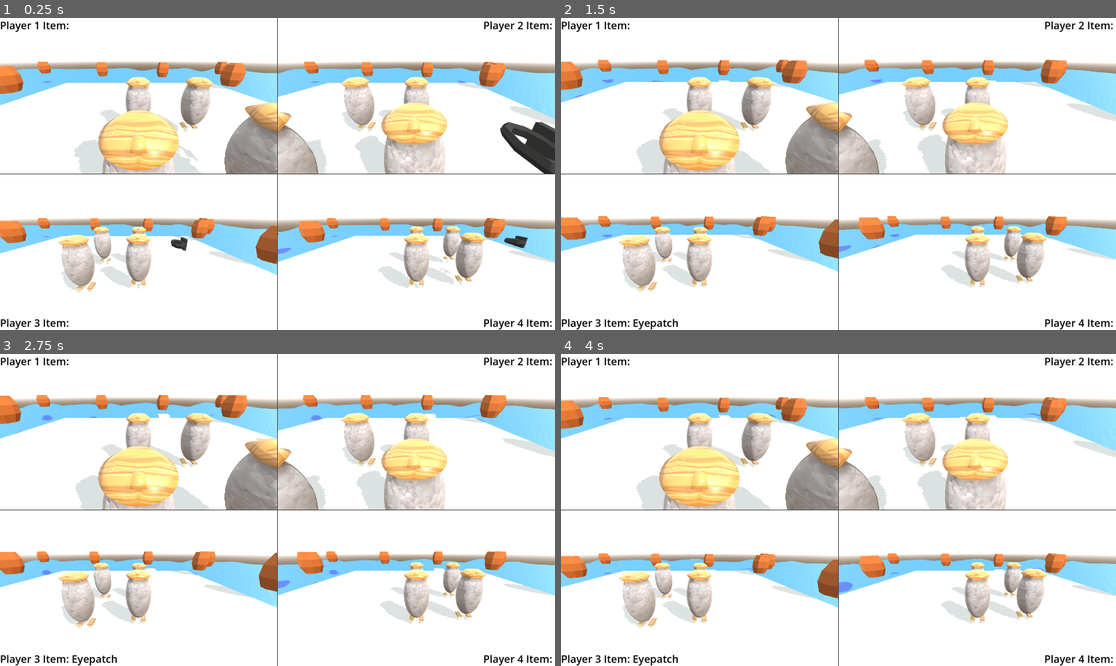
Above: before the commit, frames 1-4 (two rows, left to right).
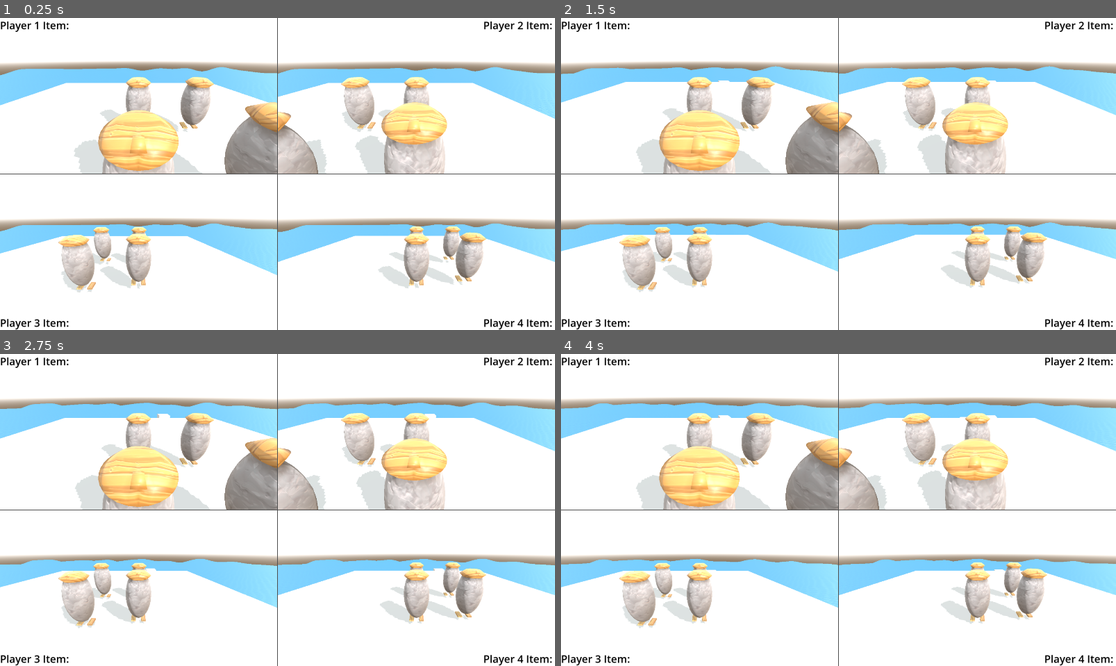
Above: after the commit, the same moments.

Repository: SofiaTilde/wrecked-DH2650-spel-project
Game: Godot game, scene res://node_3d.tscn
The game is run twice, just before and just after one commit, with the same random seed, the same clock (stepped at 60 frames per second) and the same inputs.
Inputs (mouse positions are in pixels of both pictures, inside the frame that each line leads up to):
- Up to frame 1 (0.25 s): no input
- Up to frame 2 (1.5 s): move the mouse to (866, 174) at 0.52 s; move the mouse to (810, 174) at 1.27 s
- Up to frame 3 (2.75 s): move the mouse to (288, 503) at 2.02 s
- Up to frame 4 (4 s): move the mouse to (832, 516) at 2.77 s; move the mouse to (877, 513) at 3.52 s

The runs differ from the first frame. In frame 1, 5.1% of the frame differs, in the area x 0-100%, y 13-83%; in frame 2, 3.9%; in frame 3, 4.0%; in frame 4, 3.9%.

Commit message:
separate respawn Node with child Timer node

Diff:
--- a/wrecked/kill_zone.gd
+++ b/wrecked/kill_zone.gd
@@ -8,5 +8,3 @@
 	if body is CharacterBody3D:
 		body.velocity= body.velocity*0.3 #lose speed when entering water
 		body.respawn()
-
-	pass # Replace with function body.
--- a/wrecked/node_3d.tscn
+++ b/wrecked/node_3d.tscn
@@ -2,10 +2,10 @@
 
 [ext_resource type="PackedScene" uid="uid://g4tbrr3sfui2" path="res://player.tscn" id="1_a202f"]
 [ext_resource type="PackedScene" uid="uid://bxdelsa5s7rp2" path="res://water.tscn" id="2_noarx"]
-[ext_resource type="Script" uid="uid://d4bj501dyxm1u" path="res://items/barrel_generator.gd" id="4_jka67"]
-[ext_resource type="PackedScene" uid="uid://dnrtklvqut8jx" path="res://items/barrel.tscn" id="5_i5arm"]
+[ext_resource type="Script" path="res://items/generators/barrel_generator.gd" id="4_jka67"]
+[ext_resource type="PackedScene" path="res://items/barrel/barrel.tscn" id="5_i5arm"]
 [ext_resource type="PackedScene" uid="uid://cavkptlfya0u2" path="res://platform.tscn" id="6_i5arm"]
-[ext_resource type="PackedScene" uid="uid://6kx5nm2ecru" path="res://items/items.tscn" id="6_wc5p8"]
+[ext_resource type="PackedScene" path="res://items/generators/items.tscn" id="6_wc5p8"]
 [ext_resource type="PackedScene" uid="uid://oa4gk1w85htb" path="res://kill_zone.tscn" id="7_wc5p8"]
 
 [sub_resource type="PlaneMesh" id="PlaneMesh_a0tk4"]
@@ -63,7 +63,7 @@
 
 [node name="SubViewport" type="SubViewport" parent="GridContainer/SubViewportContainer"]
 handle_input_locally = false
-size = Vector2i(2, 2)
+size = Vector2i(958, 538)
 render_target_update_mode = 4
 
 [node name="Player" parent="GridContainer/SubViewportContainer/SubViewport" instance=ExtResource("1_a202f")]
@@ -85,7 +85,7 @@
 
 [node name="SubViewport" type="SubViewport" parent="GridContainer/SubViewportContainer2"]
 handle_input_locally = false
-size = Vector2i(2, 2)
+size = Vector2i(958, 538)
 render_target_update_mode = 4
 
 [node name="Player2" parent="GridContainer/SubViewportContainer2/SubViewport" instance=ExtResource("1_a202f")]
@@ -112,7 +112,7 @@
 
 [node name="SubViewport" type="SubViewport" parent="GridContainer/SubViewportContainer3"]
 handle_input_locally = false
-size = Vector2i(2, 2)
+size = Vector2i(958, 538)
 render_target_update_mode = 4
 
 [node name="Label" type="Label" parent="GridContainer/SubViewportContainer3/SubViewport"]
@@ -139,7 +139,7 @@
 
 [node name="SubViewport" type="SubViewport" parent="GridContainer/SubViewportContainer4"]
 handle_input_locally = false
-size = Vector2i(2, 2)
+size = Vector2i(958, 538)
 render_target_update_mode = 4
 
 [node name="Player4" parent="GridContainer/SubViewportContainer4/SubViewport" instance=ExtResource("1_a202f")]
--- a/wrecked/player.tscn
+++ b/wrecked/player.tscn
@@ -1,8 +1,9 @@
-[gd_scene load_steps=5 format=3 uid="uid://g4tbrr3sfui2"]
+[gd_scene load_steps=6 format=3 uid="uid://g4tbrr3sfui2"]
 
 [ext_resource type="Script" uid="uid://uuv10ct6y602" path="res://player_controller.gd" id="1_4flbx"]
 [ext_resource type="PackedScene" uid="uid://ci17mdsvxbc5j" path="res://meshes/placeholdercharacter/PlaceholderCharacter.glb" id="2_onrkg"]
 [ext_resource type="PackedScene" uid="uid://lw6bygjm0w6o" path="res://transitioner.tscn" id="3_i3pqv"]
+[ext_resource type="Script" uid="uid://6n2qlha5nso7" path="res://respawn_manager.gd" id="4_hqtel"]
 
 [sub_resource type="CylinderShape3D" id="CylinderShape3D_onrkg"]
 
@@ -10,7 +11,7 @@
 axis_lock_angular_x = true
 axis_lock_angular_z = true
 script = ExtResource("1_4flbx")
-transitioner = NodePath("transitioner")
+transitioner = NodePath("RespawnManager/transitioner")
 
 [node name="PlaceholderCharacter" parent="." instance=ExtResource("2_onrkg")]
 transform = Transform3D(-0.5, 0, -4.37114e-08, 0, 0.5, 0, 4.37114e-08, 0, -0.5, 0, -1.00602, 0)
@@ -27,4 +28,12 @@
 transform = Transform3D(1, 0, 0, 0, 0.938397, 0.34556, 0, -0.34556, 0.938397, 0, 1.83717, 3.67014)
 current = true
 
-[node name="transitioner" parent="." instance=ExtResource("3_i3pqv")]
+[node name="RespawnManager" type="Node" parent="."]
+script = ExtResource("4_hqtel")
+
+[node name="ResetTimer" type="Timer" parent="RespawnManager"]
+one_shot = true
+
+[node name="transitioner" parent="RespawnManager" instance=ExtResource("3_i3pqv")]
+
+[connection signal="timeout" from="RespawnManager/ResetTimer" to="RespawnManager" method="_on_ResetTimer_timeout"]
--- a/wrecked/player_controller.gd
+++ b/wrecked/player_controller.gd
@@ -17,14 +17,12 @@
 var twist_input := 0.0
 var pitch_input := 0.0
 
-var is_respawning: bool = false
-var reset_timer := Timer.new()
-
 @onready var model = $PlaceholderCharacter
 @onready var twist_pivot = $TwistPivot
 @onready var pitch_pivot = $TwistPivot/PitchPivot
 @onready var label_node = get_parent().get_node("Label")
 @onready var lastSavePosition : Vector3 = global_transform.origin
+@onready var respawn_manager = $RespawnManager
 
 
 @export var player_id = 1 #p1 är default val! Ändra per spelar node i inspector!
@@ -38,9 +36,7 @@
 	Input.mouse_mode = Input.MOUSE_MODE_CAPTURED
 	ap = $PlaceholderCharacter/AnimationPlayer
 	label_node.text = "Player %s" % [player_id] + " Item: "
-	add_child(reset_timer)
-	reset_timer.one_shot = true
-	reset_timer.connect("timeout", Callable(self, "lakitu"))
+
 
 #call this func when you pick up/use some item
 func update_item_label(item:String)-> void:
@@ -156,19 +152,6 @@
 func _on_area_3d_visibility_changed() -> void:
 	pass # Replace with function body.
 
-#--respawning
-
-#Lakitu is a character from mario that drags you back to the course if you fall off. I.E this is a respawn functino
+#--respawning, called from Kill-zone Scene script when falling into water
 func respawn():
-	if is_respawning:
-		return
-	is_respawning = true
-	reset_timer.start(1.5) # delay in seconds before respawn
-	transitioner.set_next_animation(true) #fade in
-
-#Lakitu is a character from mario that drags you back to the course if you fall off. I.E this is a respawn functino
-func lakitu(): #called after reset_timer runs out.
-	transitioner.set_next_animation(false) #fade in
-	global_transform.origin = lastSavePosition + Vector3(0,4,0) # reset player to lastSavePosition
-	velocity=Vector3(0,0,0)
-	is_respawning = false
+	respawn_manager.respawn()
--- /dev/null
+++ b/wrecked/respawn_manager.gd
@@ -0,0 +1,25 @@
+extends Node
+
+@onready var reset_timer : Timer = $ResetTimer
+@onready var transitioner : Transitioner = $transitioner
+@onready var player = get_parent()
+
+var is_respawning: bool = false
+
+
+# Called when the node enters the scene tree for the first time.
+func _ready() -> void:
+	pass # Replace with function body.
+
+func _on_ResetTimer_timeout():
+	lakitu()
+
+func respawn():
+	reset_timer.start(1.5) # delay in seconds before respawn
+	transitioner.set_next_animation(true) #fade in
+
+#Lakitu is a character from mario that drags you back to the course if you fall off. I.E this is a respawn functino
+func lakitu(): #called after reset_timer runs out.
+	transitioner.set_next_animation(false) #fade in
+	player.global_transform.origin = player.lastSavePosition + Vector3(0,4,0) # reset player to lastSavePosition
+	player.velocity=Vector3(0,0,0)
Not shown, removed: wrecked/barrel.gd.uid
Not shown, added: wrecked/respawn_manager.gd.uid
Not shown: 1 places in wrecked/transitioner.tscn that only renumber resources
